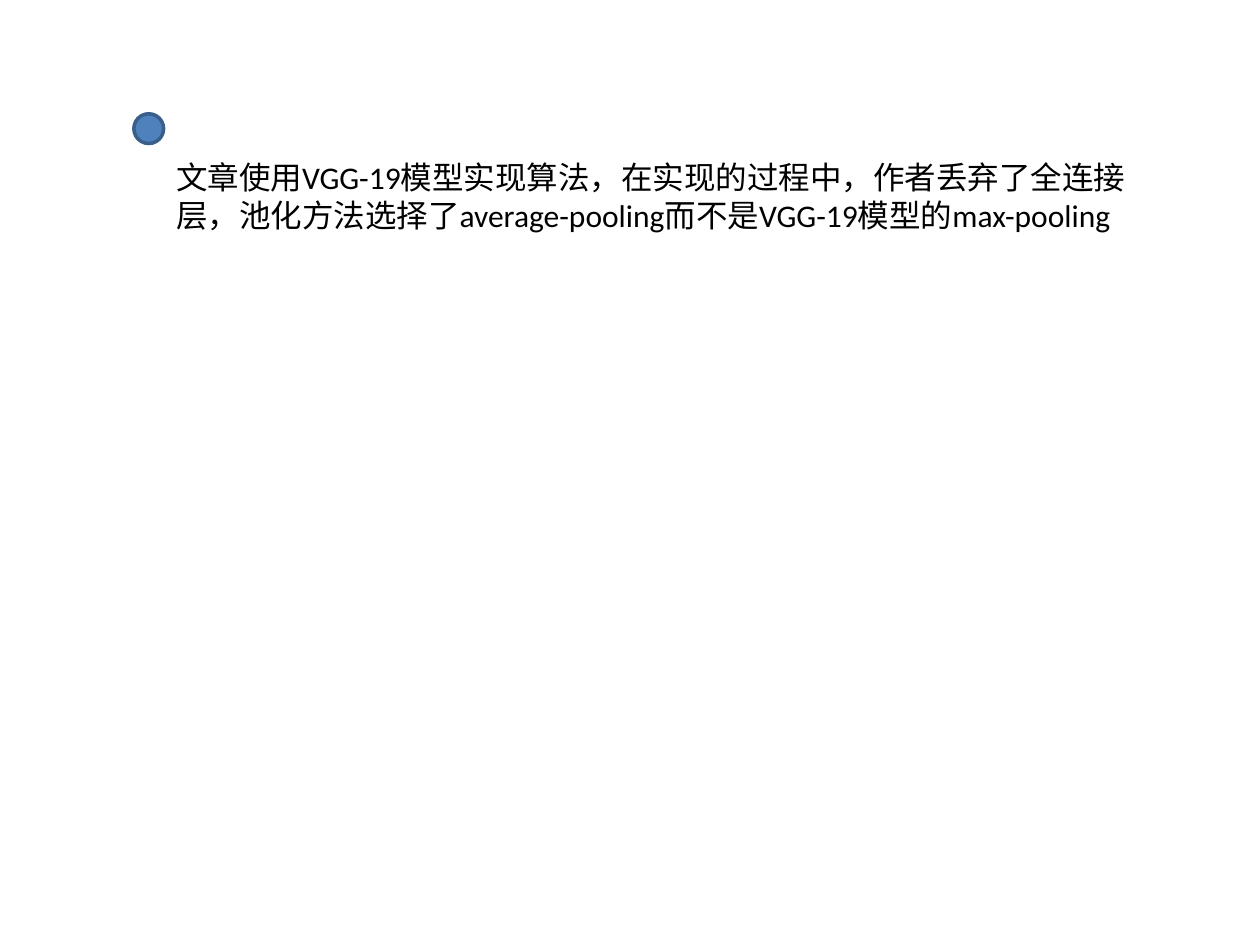
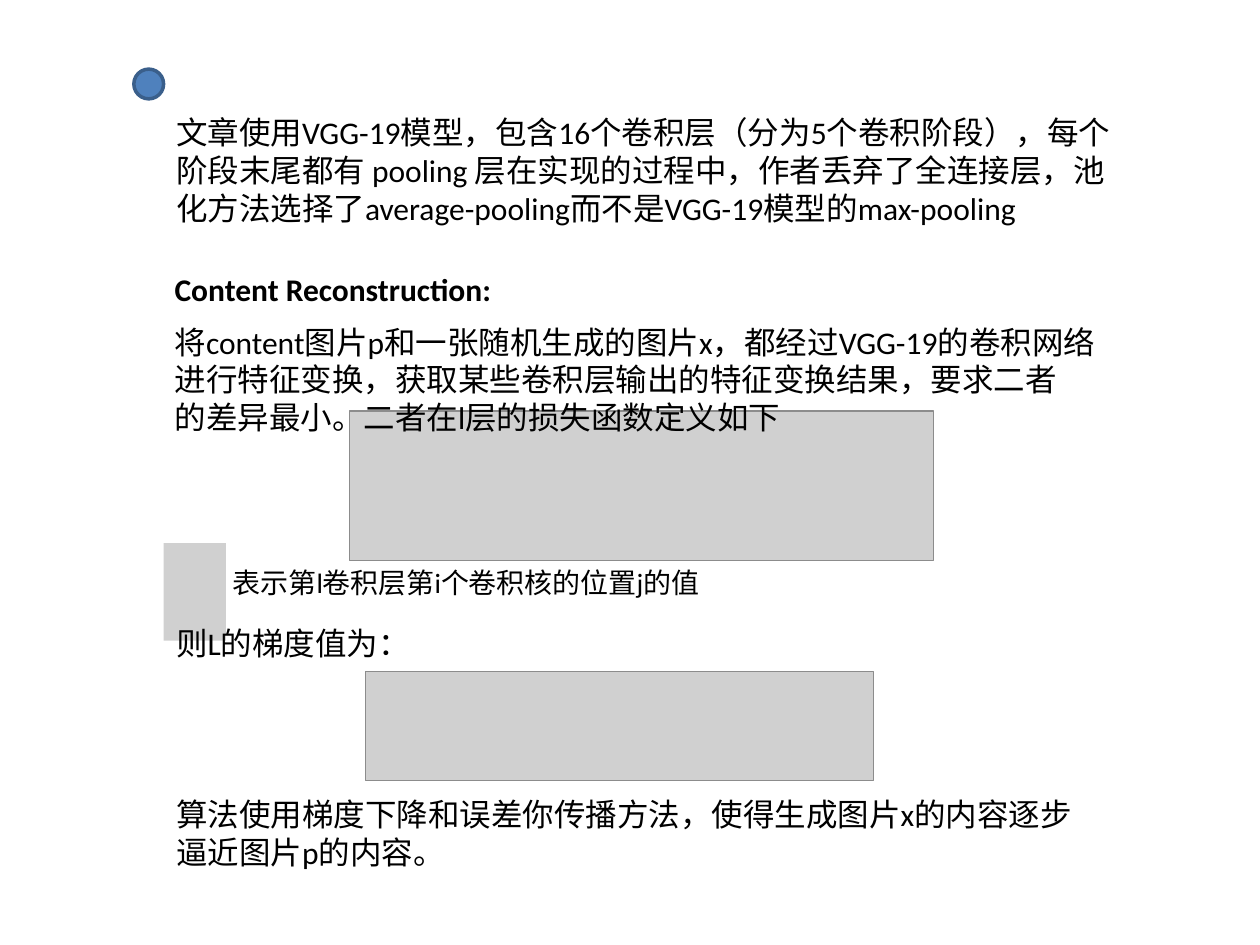
Before and after one commit to xionglong58/github, a slide deck: slide 6 of demo.pptx. Drawn at 1260x945 pixels with LibreOffice and Linux fonts; fonts in the diff are those of the drawing; grey boxes stand for pictures. Boxes give left, top, right and bottom in pixels: in the first picture for what was removed or moved away, otherwise in the second. Text is boxed around its words. In the diff, an @@ line names an element or a change of style, - is before the commit and + after.

```diff
--- a/demo.pptx
+++ b/demo.pptx
@@ ellipse moved from (x1=134, y1=113, x2=164, y2=144) to (x1=134, y1=69, x2=164, y2=100) @@
@@ text at (x1=176, y1=117, x2=1110, y2=226): text changed @@
-文章使用VGG-19模型实现算法，在实现的过程中，作者丢弃了全连接
-层，池化方法选择了average-pooling而不是VGG-19模型的max-pooling
+文章使用VGG-19模型，包含16个卷积层（分为5个卷积阶段），每个
+阶段末尾都有 pooling 层在实现的过程中，作者丢弃了全连接层，池
+化方法选择了average-pooling而不是VGG-19模型的max-pooling
@@ group added at (x1=164, y1=279, x2=1096, y2=869): 5 texts, 3 pictures @@
+Content Reconstruction:
+将content图片p和一张随机生成的图片x，都经过VGG-19的卷积网络
+进行特征变换，获取某些卷积层输出的特征变换结果，要求二者
+的差异最小。二者在l层的损失函数定义如下
+表示第l卷积层第i个卷积核的位置j的值
+则L的梯度值为：
+算法使用梯度下降和误差你传播方法，使得生成图片x的内容逐步
+逼近图片p的内容。
```
Also in this commit, not shown: 1 other slide changed, 2 slides added, 2 slides removed, 1 other file.
